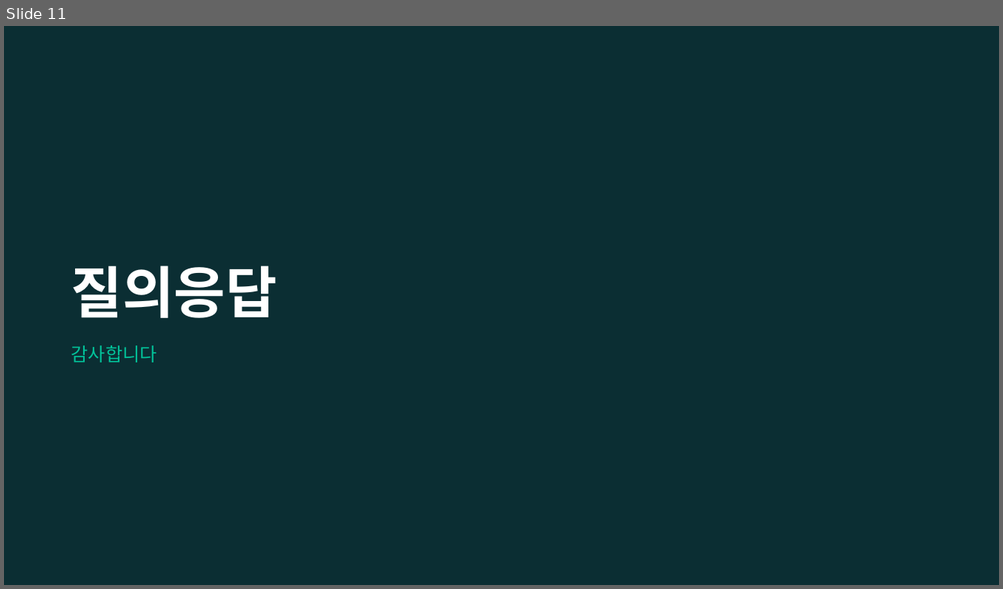
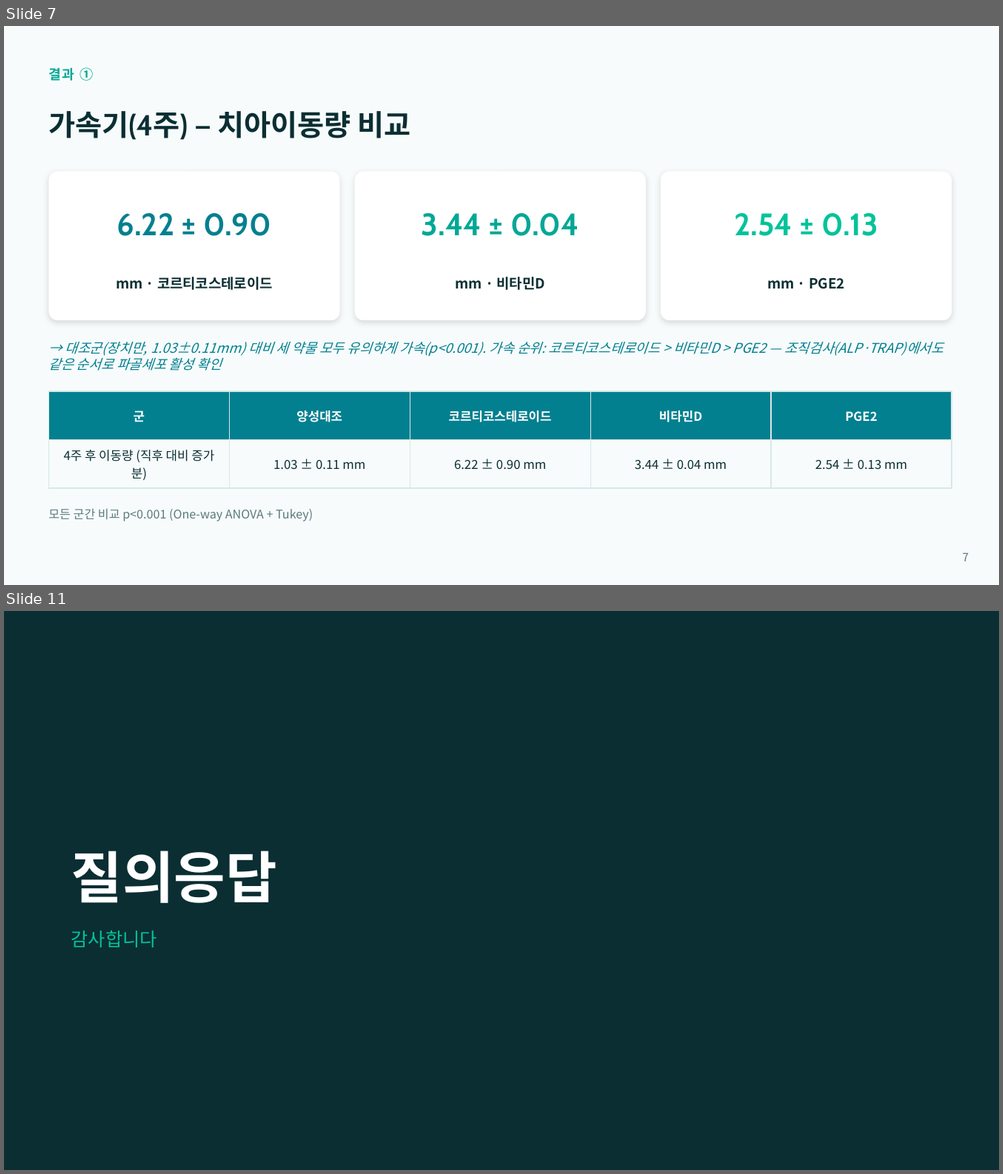
Before and after one commit to yojokem/-, a slide deck: 치과약리학실험2-논문발표/치과약리학실험2_논문발표.pptx. Shown one above the other, each under a label of ours: slide 11 before the commit, slides 7 and 11 after it; the slides between them are not shown. The pictures are 1003x589 and 1003x1174 pixels, drawn with LibreOffice and Linux fonts; fonts in the diff are those of the drawing. Boxes give left, top, right and bottom in pixels: in the first picture for what was removed or moved away, otherwise in the second. Text is boxed around its words. In the diff, an @@ line names an element or a change of style, - is before the commit and + after.

```diff
--- a/치과약리학실험2-논문발표/치과약리학실험2_논문발표.pptx
+++ b/치과약리학실험2-논문발표/치과약리학실험2_논문발표.pptx
@@ slide 7 added at [4, 26, 999, 585], background #F7FBFB @@
@@ text added at [48, 67, 93, 81], 13 pt, text #00A896, bold @@
+결과 ①
@@ text added at [48, 111, 411, 140], 28 pt, text #0B2E33, bold @@
+가속기(4주) — 치아이동량 비교
@@ rounded rectangle added at [48, 172, 340, 321], fill #FFFFFF @@
@@ rounded rectangle added at [355, 172, 646, 321], fill #FFFFFF @@
@@ rounded rectangle added at [660, 172, 951, 321], fill #FFFFFF @@
@@ text added at [117, 213, 272, 236], 30 pt, text #028090, bold @@
+6.22 ± 0.90
@@ text added at [421, 213, 579, 236], 30 pt, text #00A896, bold @@
+3.44 ± 0.04
@@ text added at [734, 213, 877, 236], 30 pt, text #02C39A, bold @@
+2.54 ± 0.13
@@ text added at [116, 277, 273, 290], 13.5 pt, text #0B2E33, bold @@
+mm · 코르티코스테로이드
@@ text added at [455, 277, 545, 290], 13.5 pt, text #0B2E33, bold @@
+mm · 비타민D
@@ text added at [767, 278, 845, 289], 13.5 pt, text #0B2E33, bold @@
+mm · PGE2
@@ text added at [48, 342, 943, 371], 13 pt, text #028090, italic @@
+→ 대조군(장치만, 1.03±0.11mm) 대비 세 약물 모두 유의하게 가속(p<0.001). 가속 순위: 코르티코스테로이드 > 비타민D > PGE2 — 조직검사(ALP·TRAP)에서도 같은 순서로 파골세포 활성 확인
@@ table added at [48, 392, 951, 488], 2 rows, 5 columns @@
+군 | 양성대조 | 코르티코스테로이드 | 비타민D | PGE2
+4주 후 이동량 (직후 대비 증가분) | 1.03 ± 0.11 mm | 6.22 ± 0.90 mm | 3.44 ± 0.04 mm | 2.54 ± 0.13 mm
@@ text added at [48, 508, 313, 522], 11.5 pt, text #5B7A7E @@
+모든 군간 비교 p<0.001 (One-way ANOVA + Tukey)
@@ text added at [962, 553, 969, 562], 11 pt, text #5B7A7E @@
+7
```
Also in this commit, not shown: 5 slides changed, 4 other slides added, 5 slides removed, 1 other file.
